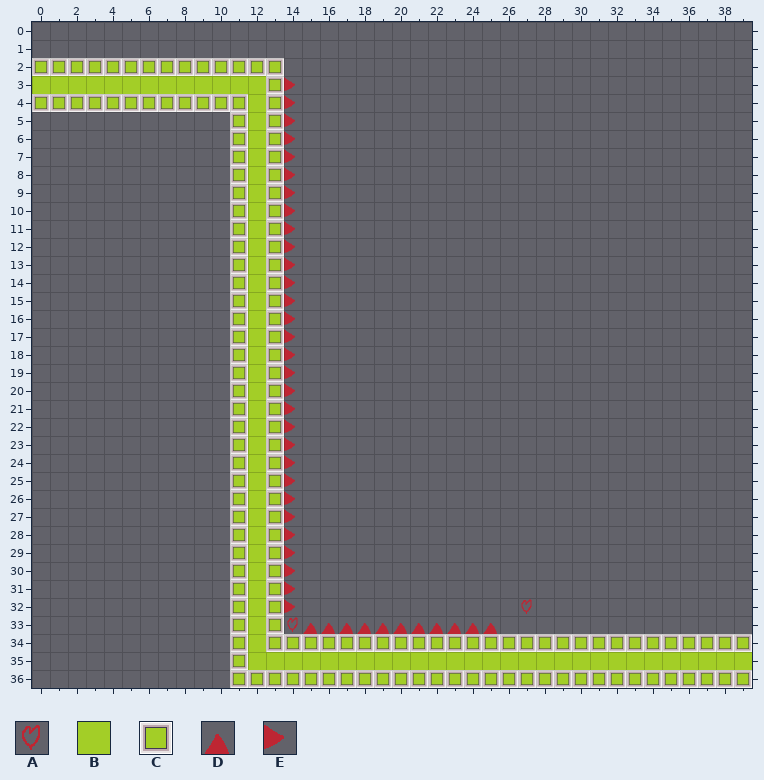
Level history. Tiled map: Assets/Other Assets/Chunks/Chunk_H_4C.tmx. That is the earlier state.
Cells are 32x32 px. Shown: x 0..39, y 0..36.
Key: from "Tileset": A 5, B 10, C 11, D 31, E 32.
_ is an empty cell.
Layer "Tile Layer 1" before, first column x 0:
 0 ________________________________________
 1 ________________________________________
 2 CCCCCCCCCCCCCC__________________________
 3 BBBBBBBBBBBBBCE_________________________
 4 CCCCCCCCCCCCBCE_________________________
 5 ___________CBCE_________________________
 6 ___________CBCE_________________________
 7 ___________CBCE_________________________
 8 ___________CBCE_________________________
 9 ___________CBCE_________________________
10 ___________CBCE_________________________
11 ___________CBCE_________________________
12 ___________CBCE_________________________
13 ___________CBCE_________________________
14 ___________CBCE_________________________
15 ___________CBCE_________________________
16 ___________CBCE_________________________
17 ___________CBCE_________________________
18 ___________CBCE_________________________
19 ___________CBCE_________________________
20 ___________CBCE_________________________
21 ___________CBCE_________________________
22 ___________CBCE_________________________
23 ___________CBCE_________________________
24 ___________CBCE_________________________
25 ___________CBCE_________________________
26 ___________CBCE_________________________
27 ___________CBCE_________________________
28 ___________CBCE_________________________
29 ___________CBCE_________________________
30 ___________CBCE_________________________
31 ___________CBCE_________________________
32 ___________CBCE____________A____________
33 ___________CBCADDDDDDDDDDD______________
34 ___________CBCCCCCCCCCCCCCCCCCCCCCCCCCCC
35 ___________CBBBBBBBBBBBBBBBBBBBBBBBBBBBB
36 ___________CCCCCCCCCCCCCCCCCCCCCCCCCCCCC
New version:
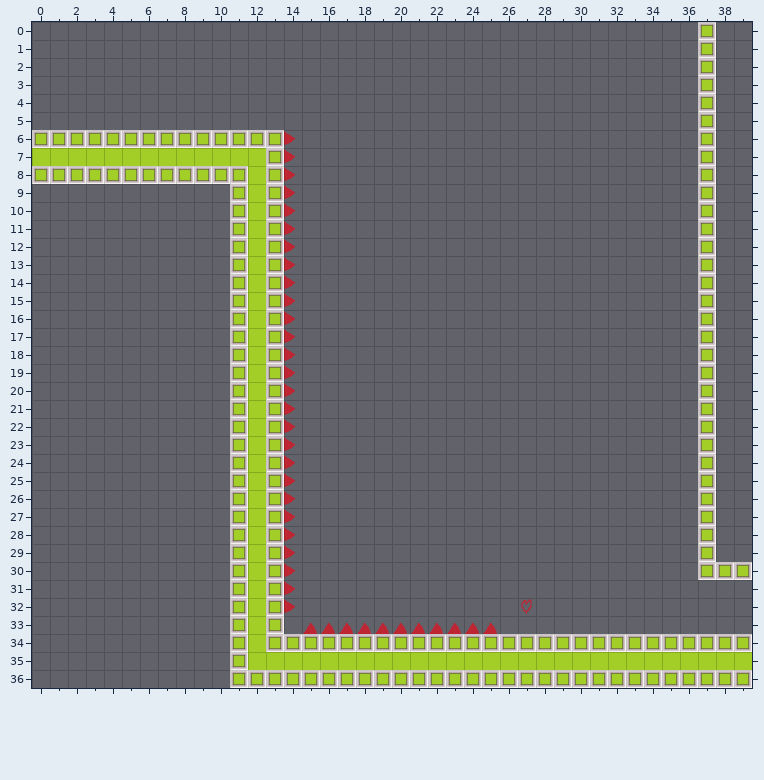
Diff:
Layer "Tile Layer 1":
y 0..1: x 37 _ -> C
y 2: x 0..13 CCCCCCCCCCCCCC -> ______________; x 37 _ -> C
y 3: x 0..14 BBBBBBBBBBBBBCE -> _______________; x 37 _ -> C
y 4: x 0..14 CCCCCCCCCCCCBCE -> _______________; x 37 _ -> C
y 5: x 11..14 CBCE -> ____; x 37 _ -> C
y 6: x 0..10 ___________ -> CCCCCCCCCCC; x 12 B -> C; x 37 _ -> C
y 7: x 0..11 ___________C -> BBBBBBBBBBBB; x 37 _ -> C
y 8: x 0..10 ___________ -> CCCCCCCCCCC; x 37 _ -> C
y 9..29: x 37 _ -> C
y 30: x 37..39 ___ -> CCC
y 33: x 14 A -> _
Changed places in both pictures, as pixel boxes (x1, y1, x2, y2):
added: (698, 22, 752, 580)
changed: (32, 58, 295, 184)
removed: (287, 617, 298, 632)
